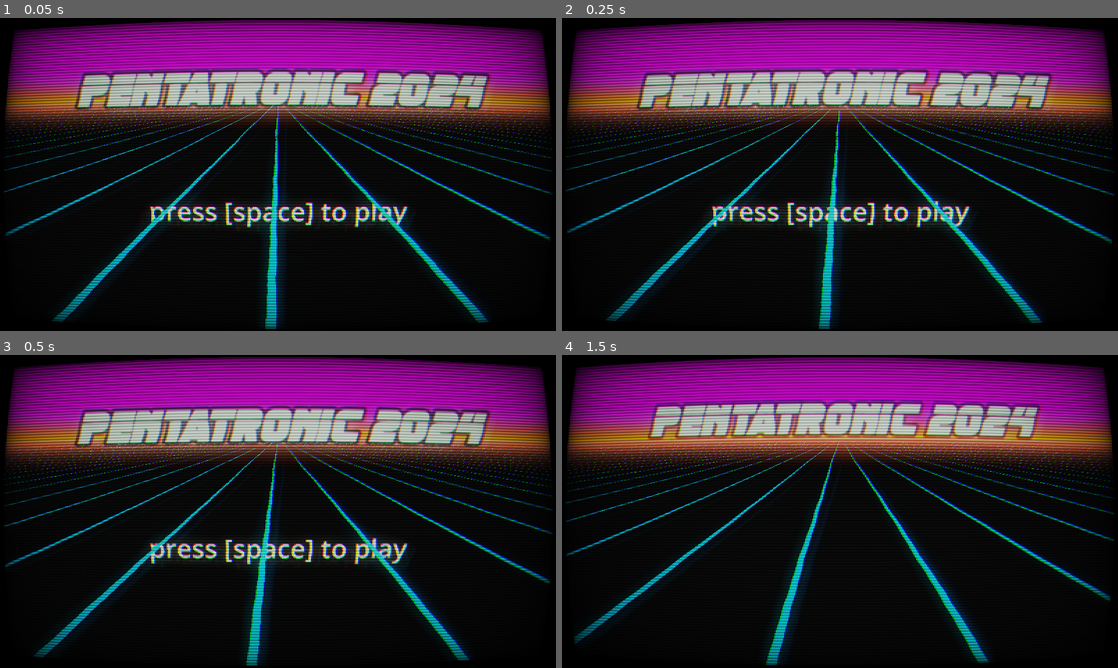
Above: before the commit, frames 1-4 (two rows, left to right).
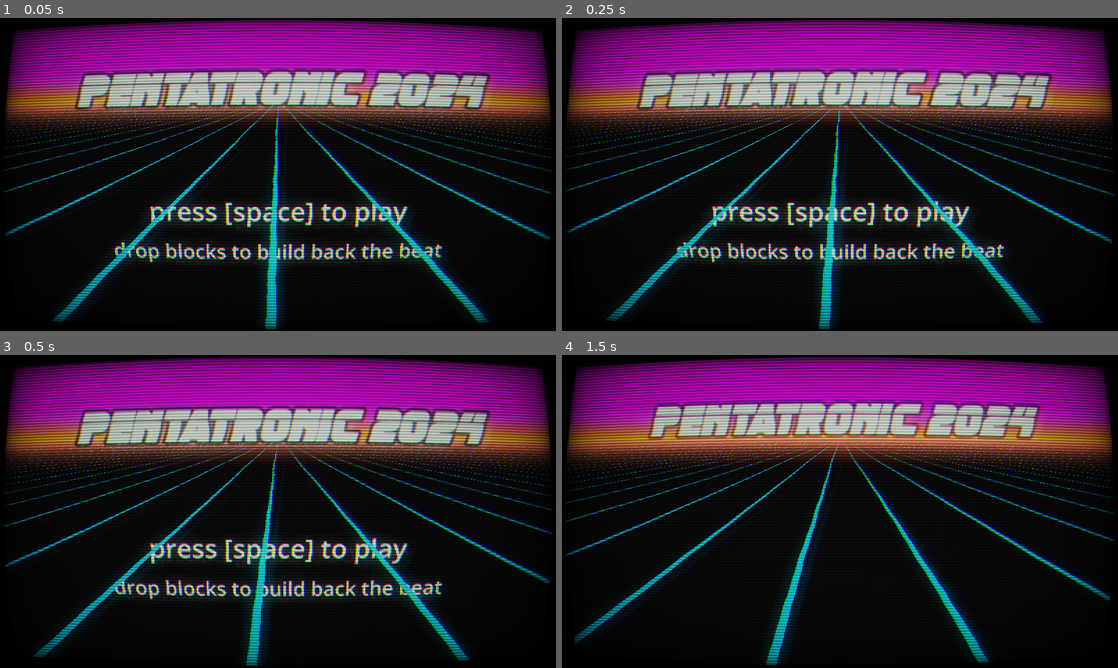
Above: after the commit, the same moments.

Repository: Lumbi/GMTK2024
Game: Godot game, scene res://play.tscn
The game is run twice, just before and just after one commit, with the same random seed, the same clock (stepped at 60 frames per second) and the same inputs. Sound files missing from this copy of the repository are replaced by a short silence.
Inputs:
- Up to frame 1 (0.05 s): no input
- Up to frame 2 (0.25 s): no input
- Up to frame 3 (0.5 s): no input
- Up to frame 4 (1.5 s): tap Space (drop) at 0.6, 1.35 s

The runs differ from the first frame. In frame 1, 2.1% of the frame differs, in the area x 20-81%, y 71-80%; in frame 2, 2.2%; in frame 3, 2.1%; in frame 4, nothing differs.

Commit message:
more instructions

Diff:
--- a/play.tscn
+++ b/play.tscn
@@ -214,6 +214,12 @@
 text = "press [space] to play"
 font_size = 256
 
+[node name="HowTo2" type="Label3D" parent="HowTo"]
+transform = Transform3D(1, 0, 0, 0, 1, 0, 0, 0, 1, 0, -1.365, 0)
+text = "
+drop blocks to build back the beat"
+font_size = 200
+
 [node name="DirectionalLight3D" type="DirectionalLight3D" parent="."]
 transform = Transform3D(0.934981, -0.24077, 0.260464, 0.0821646, 0.861367, 0.501295, -0.345051, -0.4473, 0.825144, 0, 6.36168, 0)
 
